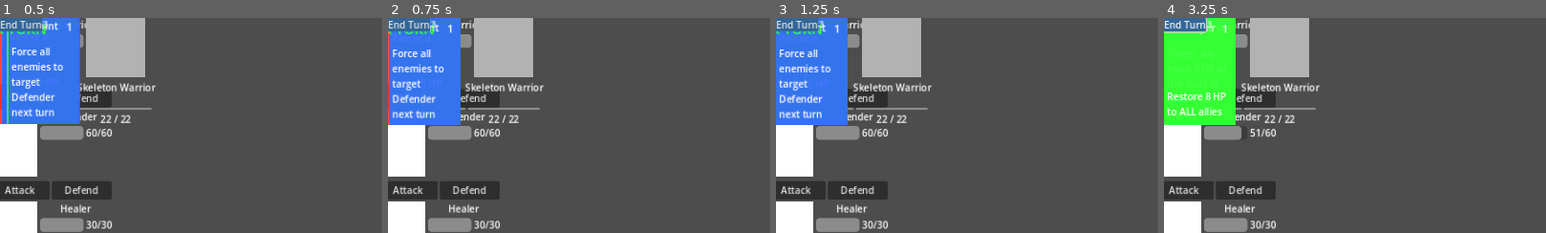
Above: before the commit, frames 1-4 (left to right).
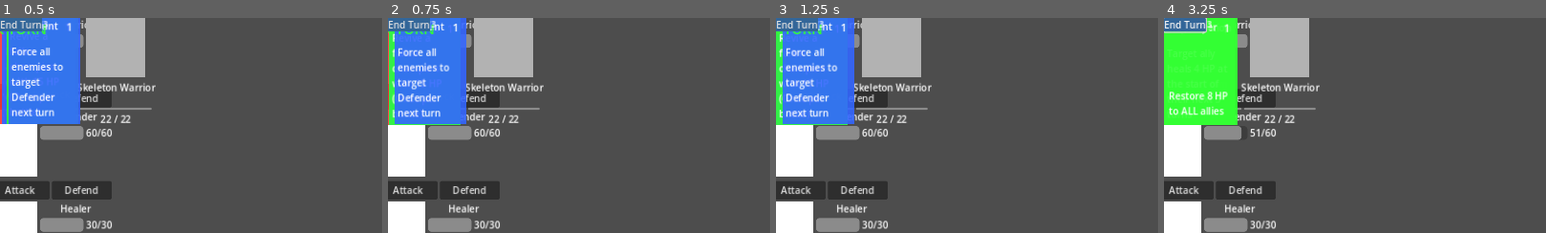
Above: after the commit, the same moments.

Repository: DaveEstey/als-tavern
Game: Godot game, scene res://scenes/battle/battle_scene.tscn
Two runs of this game, one before a commit and one after it. Both use one fixed random seed, a clock stepped at 60 frames per second and the inputs below. This scene is started directly instead of the project's main scene.
Inputs:
- Up to frame 1 (0.5 s): no input
- Up to frame 2 (0.75 s): click "Attack" at 0.5 s
- Up to frame 3 (1.25 s): no input
- Up to frame 4 (3.25 s): click "Defend" at 1.25 s; click "End Turn" at 2 s; click "Attack" at 2.75 s
The pictures show only the part of the screen within x 0-50%, y 0-50%; the shares and areas given below are measured in that part.

Frame 1 is identical in both runs. In frame 2, 3.2% of the frame differs, in the area x 0-21%, y 0-50%; in frame 3, 3.4%; in frame 4, 1.2%.

Commit message:
Complete card UI interaction and visual feedback
Fixed multiple card interaction issues to enable proper drag-and-drop
gameplay:

1. Fixed card positioning (card_ui.gd lines 183-184, 230-231):
   - Cards were appearing in top-left corner instead of at bottom
   - Root cause: Using global_position while inside HBoxContainer
   - Solution: set_as_top_level(true) when dragging starts
   - set_as_top_level(false) when drag ends
   - Cards now stay in bottom center, can be dragged freely, return correctly

2. Fixed card click area (card_ui.tscn lines 22, 33, 49, 67, 83):
   - Could only click center of card to drag
   - Root cause: Child nodes (labels, icons) blocking mouse input
   - Solution: Added mouse_filter = 2 (MOUSE_FILTER_IGNORE) to all children
   - Now entire card area is clickable for dragging

3. Added champion hover indicator (card_ui.gd lines 124-125, 359-399):
   - Added _check_champion_hover() function
   - Detects mouse position over champion displays during drag
   - Highlights champion when card hovers over them
   - Clears highlight when moving to different champion or away
   - Visual feedback: champion portrait highlighted

4. Implemented card removal after play (battle_scene.gd lines 421-423):
   - Cards now removed from hand after successful play
   - Calls hand_ui.remove_card_from_hand(card_id) on success
   - Cards disappear from hand immediately after use

Card interaction flow:
1. Player clicks anywhere on card → drag starts
2. Card renders on top (z_index 100), follows mouse
3. Hovering over champion → champion highlights
4. Release on champion → targeting or immediate execution
5. Card disappears from hand after successful play
6. New cards drawn on turn start

All card UI features now fully functional.

Diff:
--- a/scenes/ui/card_ui.tscn
+++ b/scenes/ui/card_ui.tscn
@@ -19,6 +19,7 @@
 grow_horizontal = 2
 grow_vertical = 2
 color = Color(0.2, 0.3, 0.4, 1)
+mouse_filter = 2
 
 [node name="CardName" type="Label" parent="."]
 layout_mode = 1
@@ -30,6 +31,7 @@
 text = "Card Name"
 horizontal_alignment = 1
 vertical_alignment = 1
+mouse_filter = 2
 
 [node name="CostLabel" type="Label" parent="."]
 layout_mode = 1
@@ -45,6 +47,7 @@
 text = "3"
 horizontal_alignment = 1
 vertical_alignment = 1
+mouse_filter = 2
 
 [node name="CardTypeIcon" type="TextureRect" parent="."]
 custom_minimum_size = Vector2(32, 32)
@@ -62,6 +65,7 @@
 grow_vertical = 2
 expand_mode = 1
 stretch_mode = 5
+mouse_filter = 2
 
 [node name="DescriptionLabel" type="Label" parent="."]
 layout_mode = 1
@@ -77,3 +81,4 @@
 grow_vertical = 0
 text = "Card description goes here."
 autowrap_mode = 3
+mouse_filter = 2
--- a/scripts/battle/battle_scene.gd
+++ b/scripts/battle/battle_scene.gd
@@ -418,6 +418,10 @@
 	var success = battle_manager.play_card(card_id, champion_index, target_indices)
 
 	if success:
+		# Remove card from hand UI
+		if hand_ui and hand_ui.has_method("remove_card_from_hand"):
+			hand_ui.remove_card_from_hand(card_id)
+
 		# Update displays after successful card play
 		update_all_displays()
 	else:
--- a/scripts/ui/card_ui.gd
+++ b/scripts/ui/card_ui.gd
@@ -120,6 +120,9 @@
 		# Update position to follow mouse
 		var mouse_pos = get_global_mouse_position()
 		global_position = mouse_pos + drag_offset
+
+		# Check if hovering over a champion
+		_check_champion_hover()
 	else:
 		# Smoothly return to original position
 		global_position = global_position.lerp(original_position, delta / animation_speed)
@@ -178,6 +181,10 @@
 	"""
 	is_being_dragged = true
 	original_position = global_position
+
+	# Make this card render on top and move freely
+	set_as_top_level(true)
+	z_index = 100
 
 	# Calculate offset between card center and mouse position
 	var mouse_pos = get_global_mouse_position()
@@ -221,6 +228,10 @@
 
 		# Reset selection
 		selected_champion_index = -1
+
+	# Return to normal rendering mode
+	set_as_top_level(false)
+	z_index = 0
 
 	# Return card to hand (original position) with animation
 	var tween = create_tween()
@@ -339,3 +350,50 @@
 		int: The card's cost
 	"""
 	return card_data.get("cost", 0)
+
+
+# ============================================================================
+# CHAMPION HOVER DETECTION
+# ============================================================================
+
+func _check_champion_hover() -> void:
+	"""
+	Check if mouse is hovering over a champion display during drag.
+	Updates selected_champion_index and highlights the champion.
+	"""
+	# Find all champion displays in the scene
+	var battle_scene = get_tree().current_scene
+	if not battle_scene:
+		return
+
+	var champions_container = battle_scene.get_node_or_null("ChampionsContainer")
+	if not champions_container:
+		return
+
+	var mouse_pos = get_global_mouse_position()
+	var new_champion_index = -1
+
+	# Check each champion display
+	for i in range(champions_container.get_child_count()):
+		var champion_display = champions_container.get_child(i)
+		if champion_display and champion_display.has_method("get_global_rect"):
+			var rect = champion_display.get_global_rect()
+			if rect.has_point(mouse_pos):
+				new_champion_index = i
+				break
+
+	# Update highlight if champion changed
+	if new_champion_index != selected_champion_index:
+		# Clear old highlight
+		if selected_champion_index >= 0 and selected_champion_index < champions_container.get_child_count():
+			var old_display = champions_container.get_child(selected_champion_index)
+			if old_display and old_display.has_method("set_highlighted"):
+				old_display.set_highlighted(false)
+
+		# Set new highlight
+		selected_champion_index = new_champion_index
+		if selected_champion_index >= 0:
+			var new_display = champions_container.get_child(selected_champion_index)
+			if new_display and new_display.has_method("set_highlighted"):
+				# Highlight with card's champion color
+				new_display.set_highlighted(true)
